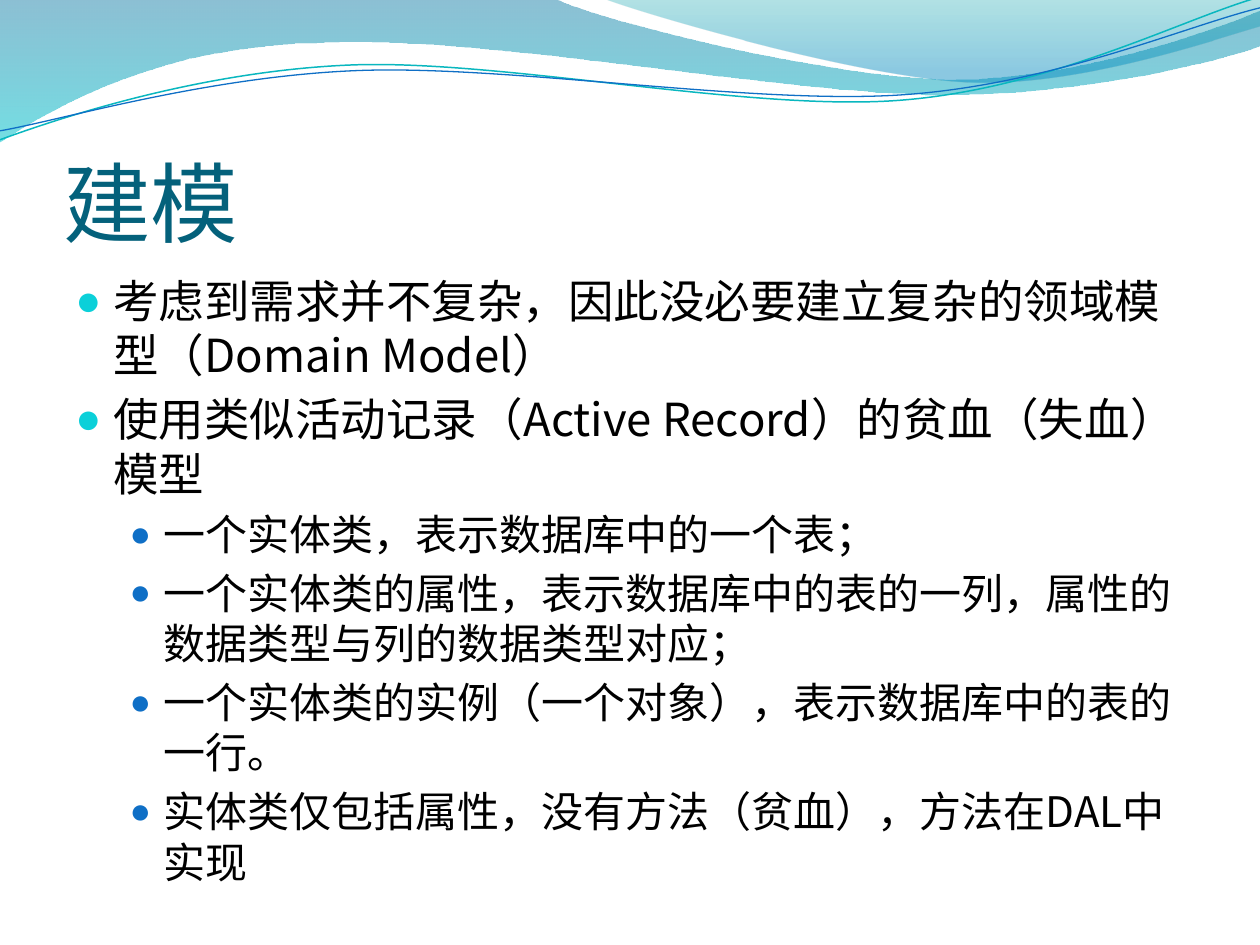
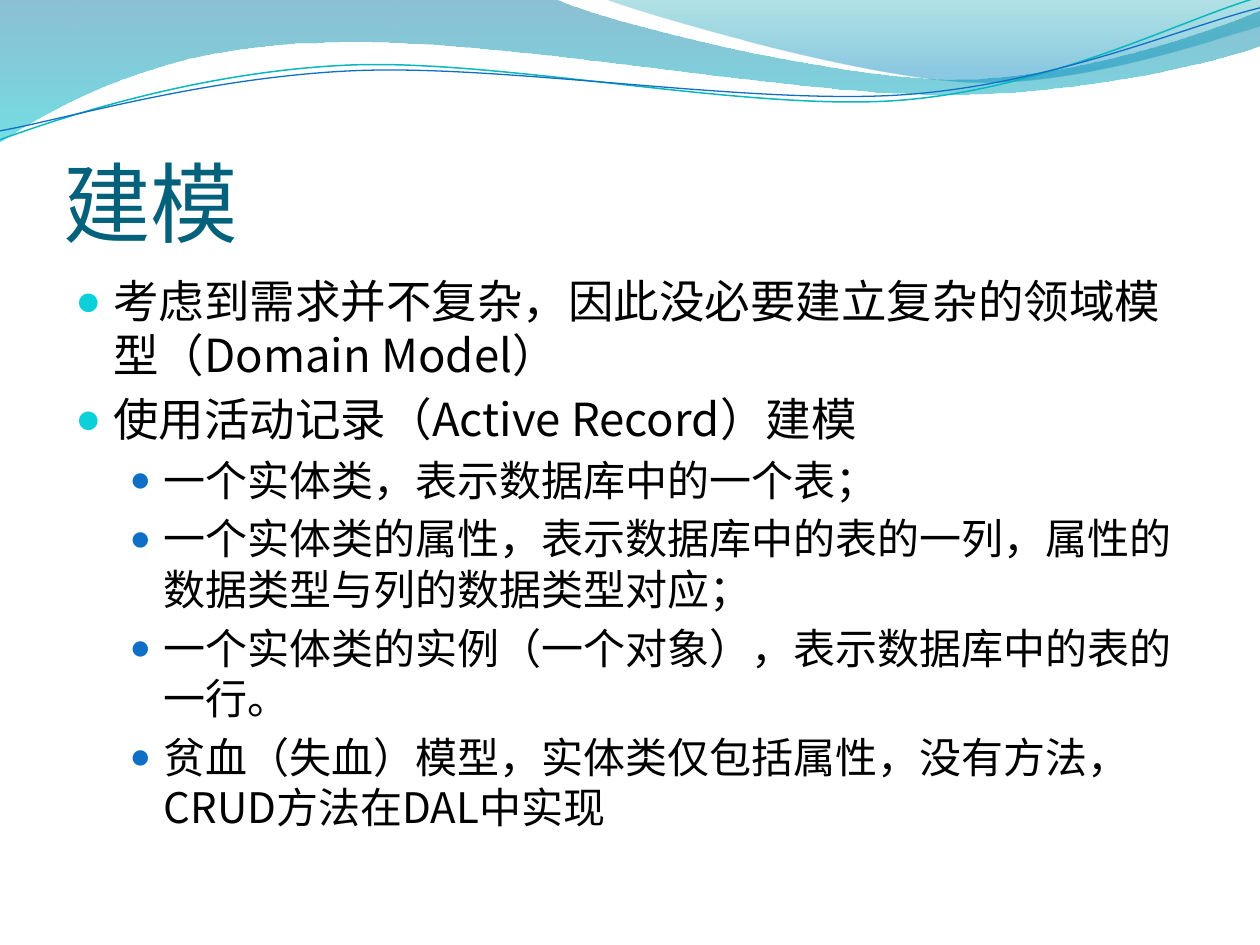
Before and after one commit to ggxx/SextantTG, a slide deck: slide 6 of doc/大作业汇报.pptx (slide 5 before the commit). Drawn at 1260x945 pixels with LibreOffice and Linux fonts; fonts in the diff are those of the drawing; background and template pictures are left out. Boxes give left, top, right and bottom in pixels: in the first picture for what was removed or moved away, otherwise in the second. Text is boxed around its words. In the diff, an @@ line names an element or a change of style, - is before the commit and + after.

```diff
--- a/doc/大作业汇报.pptx
+++ b/doc/大作业汇报.pptx
@@ text at bbox=[113, 397, 857, 441]: text changed @@
-● 使用类似活动记录（Active Record）的贫血（失血）模型
+● 使用活动记录（Active Record）建模
@@ text at bbox=[164, 737, 1130, 827]: text changed @@
-  ● 实体类仅包括属性，没有方法（贫血），方法在DAL中实现
+  ● 贫血（失血）模型，实体类仅包括属性，没有方法，CRUD方法在DAL中实现
```
Also in this commit, not shown: 8 other slides changed, 1 slide added.
